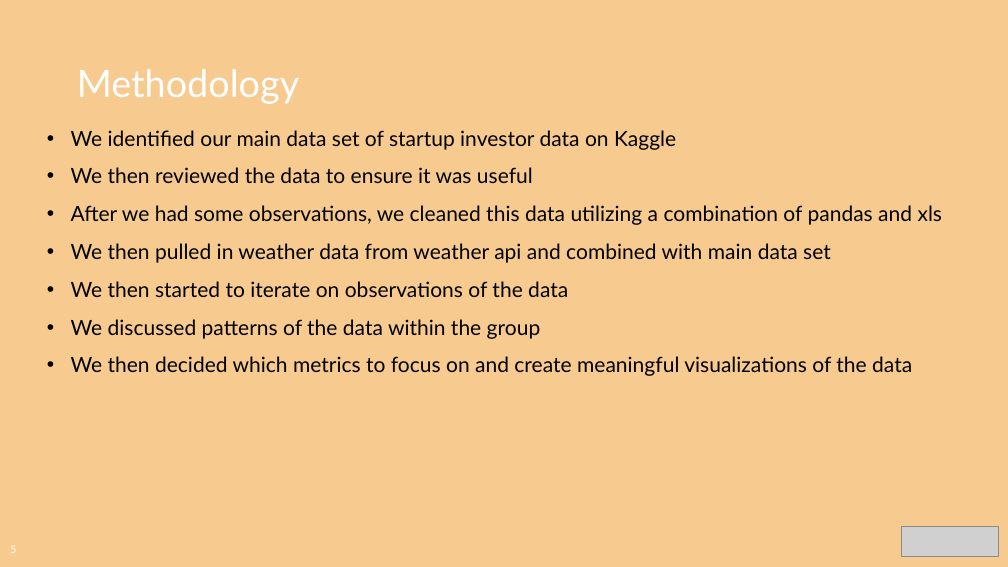
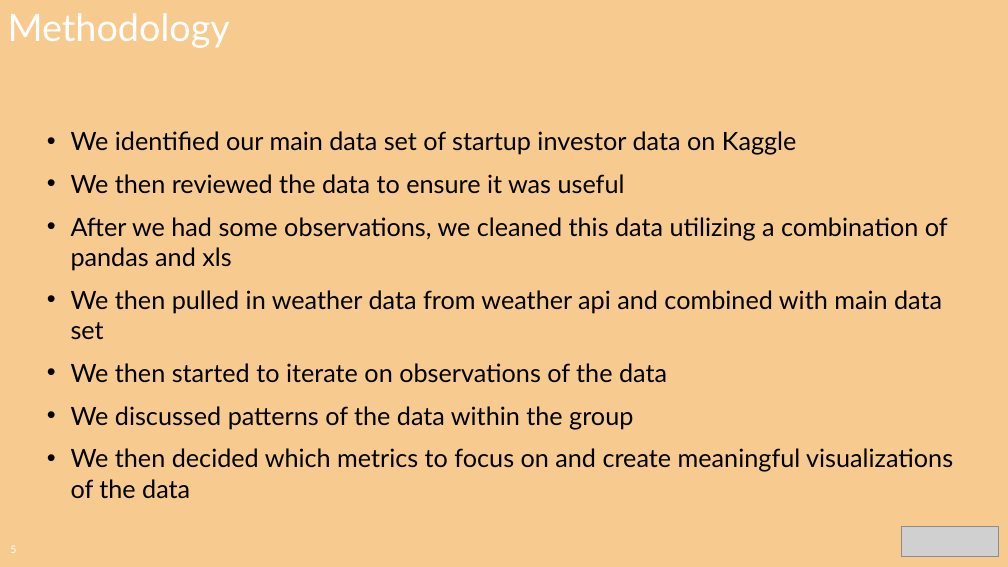
Before and after one commit to CharlesPBiggar/Data-Analytics-Project-1, a slide deck: slide 5 of Presentation/GiterDun Presentation.pptx. Drawn at 1008x567 pixels with LibreOffice and Linux fonts; fonts in the diff are those of the drawing; grey boxes stand for pictures; background and template pictures are left out. Boxes give left, top, right and bottom in pixels: in the first picture for what was removed or moved away, otherwise in the second. Text is boxed around its words. In the diff, an @@ line names an element or a change of style, - is before the commit and + after.

```diff
--- a/Presentation/GiterDun Presentation.pptx
+++ b/Presentation/GiterDun Presentation.pptx
@@ title "Methodology": place and size @@
-title "Methodology" at <box>77,69,299,104</box>
+title "Methodology" at <box>8,13,230,48</box>
@@ text "We identified our main data ..." at <box>71,131,953,499</box>: size 20 to 24 pt @@
```
Also in this commit, not shown: 14 other slides changed, 2 other files.
